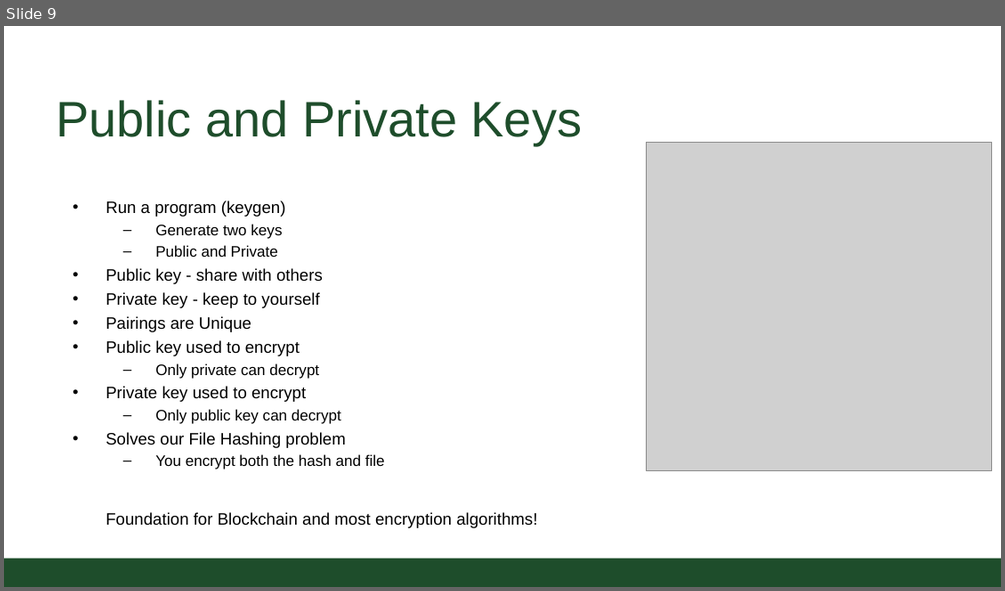
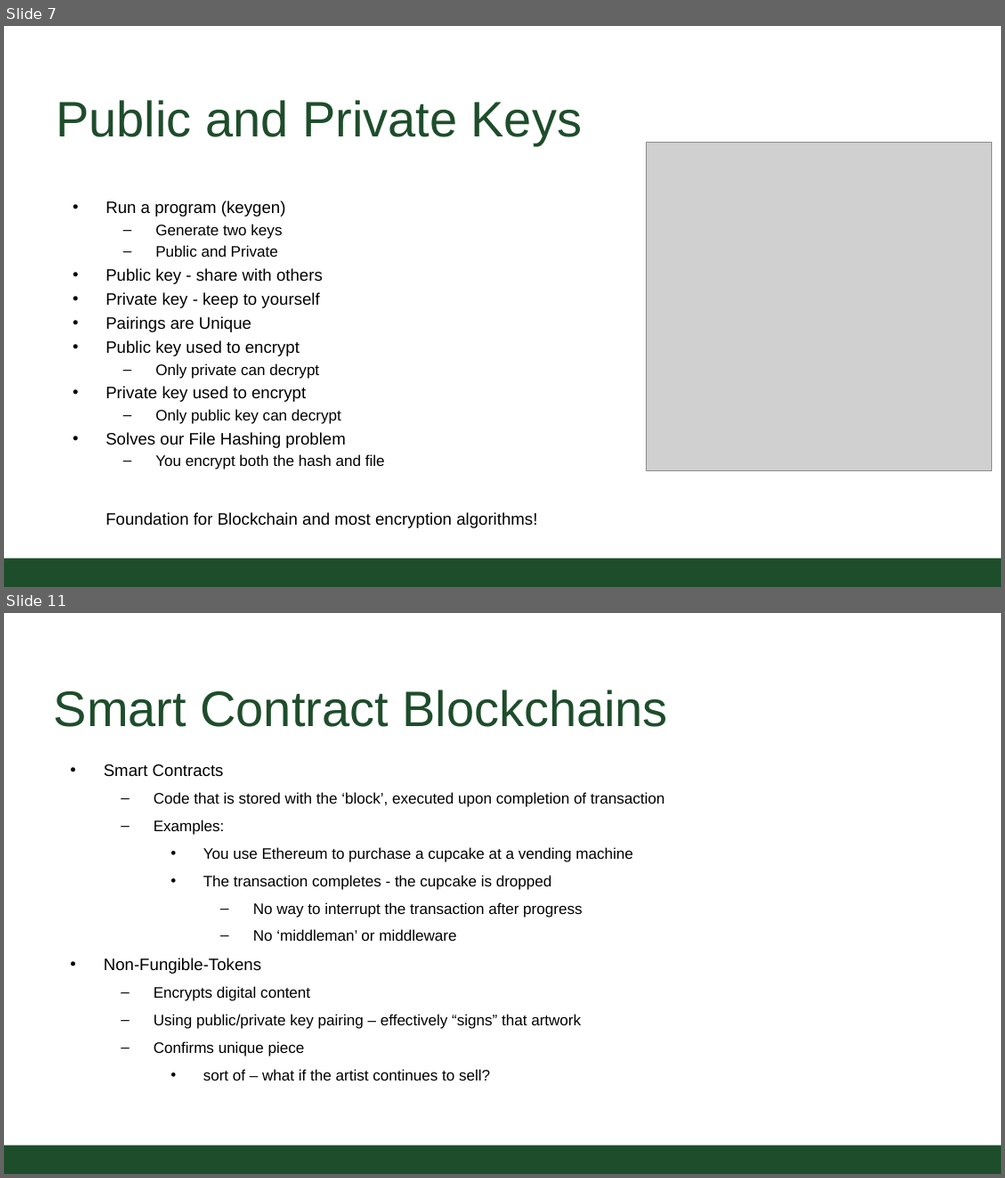
Before and after one commit to CSU-CS150B/handouts, a slide deck: Slides/On-Campus/14_01_BlockChain.pptx. Shown one above the other, each under a label of ours: slide 9 before the commit, slides 7 and 11 after it; the slides between them are not shown. The pictures are 1005x591 and 1005x1178 pixels, drawn with LibreOffice and Linux fonts; fonts in the diff are those of the drawing; grey boxes stand for pictures; background and template pictures are left out. Boxes give left, top, right and bottom in pixels: in the first picture for what was removed or moved away, otherwise in the second. Text is boxed around its words. In the diff, an @@ line names an element or a change of style, - is before the commit and + after.

```diff
--- a/Slides/On-Campus/14_01_BlockChain.pptx
+++ b/Slides/On-Campus/14_01_BlockChain.pptx
@@ slide 11 added at <box>4,613,1001,1174</box>, background #FFFFFF; not listed: 1 template element that a slide beside it also shows @@
@@ title added at <box>54,690,668,727</box>, 54.4 pt, text #1E4D2B @@
+Smart Contract Blockchains
@@ text added at <box>104,764,664,1080</box>, 16.6 pt, text #000000 @@
+• Smart Contracts
+  – Code that is stored with the ‘block’, executed upon completion of transaction
+  – Examples:
+    • You use Ethereum to purchase a cupcake at a vending machine
+    • The transaction completes - the cupcake is dropped
+      – No way to interrupt the transaction after progress
+      – No ‘middleman’ or middleware
+• Non-Fungible-Tokens
+  – Encrypts digital content
+  – Using public/private key pairing – effectively “signs” that artwork
+  – Confirms unique piece
+    • sort of – what if the artist continues to sell?
@@ what was slide 9 is now slide 7 @@
```
Also in this commit, not shown: 1 slide changed, 4 other slides added, 3 slides removed.
